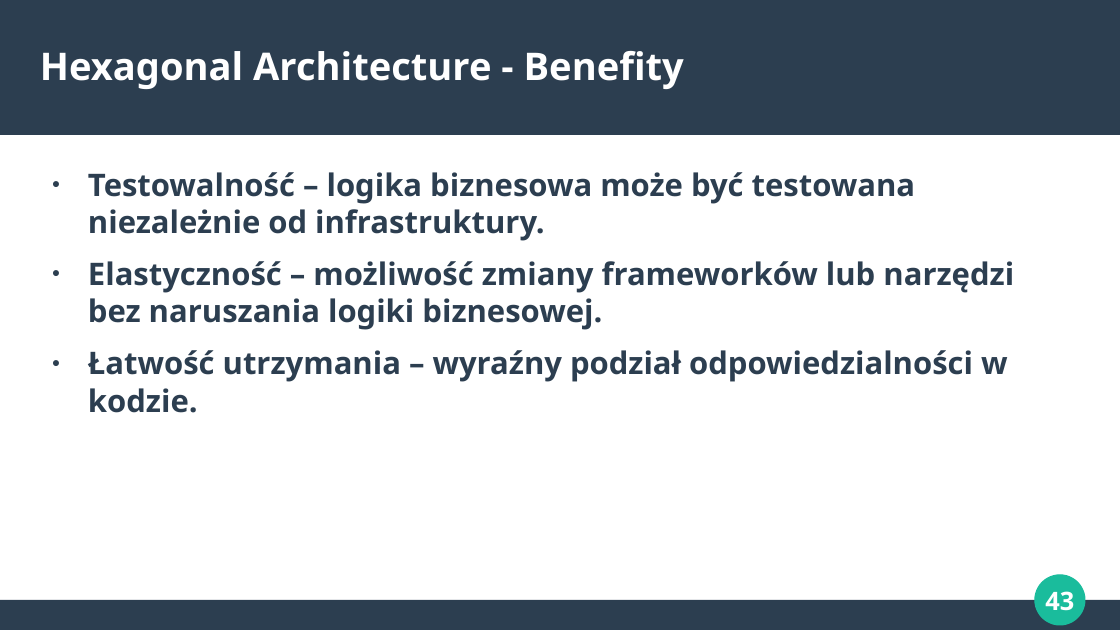
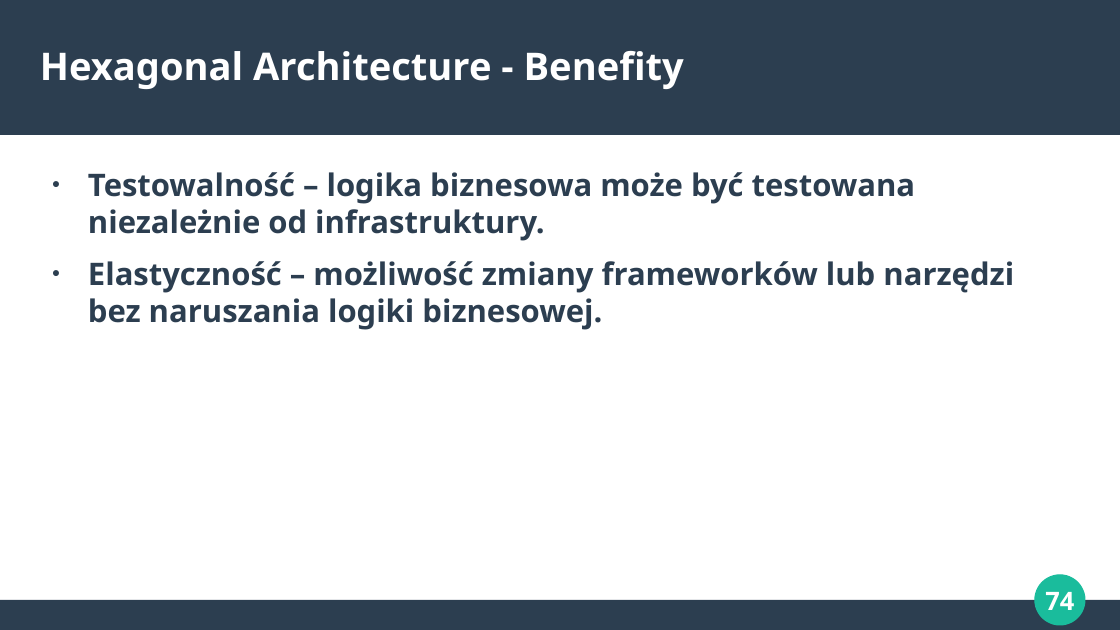
Before and after one commit to makspiechota/aws-apigateway-training-pl, a slide deck: slide 74 of presentation.odp (slide 43 before the commit). Drawn at 1120x630 pixels with LibreOffice and Linux fonts; fonts in the diff are those of the drawing. Boxes give left, top, right and bottom in pixels: in the first picture for what was removed or moved away, otherwise in the second. Text is boxed around its words. In the diff, an @@ line names an element or a change of style, - is before the commit and + after.

```diff
--- a/presentation.odp
+++ b/presentation.odp
@@ text at (x1=88, y1=350, x2=1008, y2=413): paragraph removed @@
-● Łatwość utrzymania – wyraźny podział odpowiedzialności w kodzie.
@@ page number at (x1=1045, y1=592, x2=1074, y2=610): text changed @@
-43
+74
```
Also in this commit, not shown: 2 other slides changed, 32 slides added.
